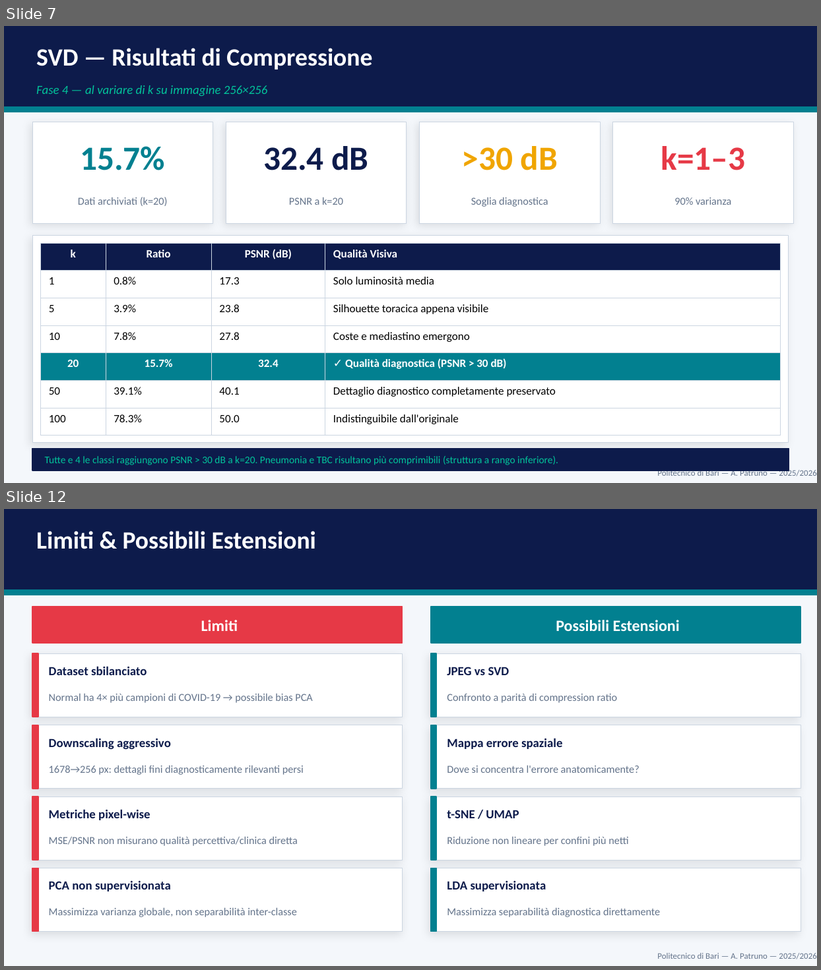
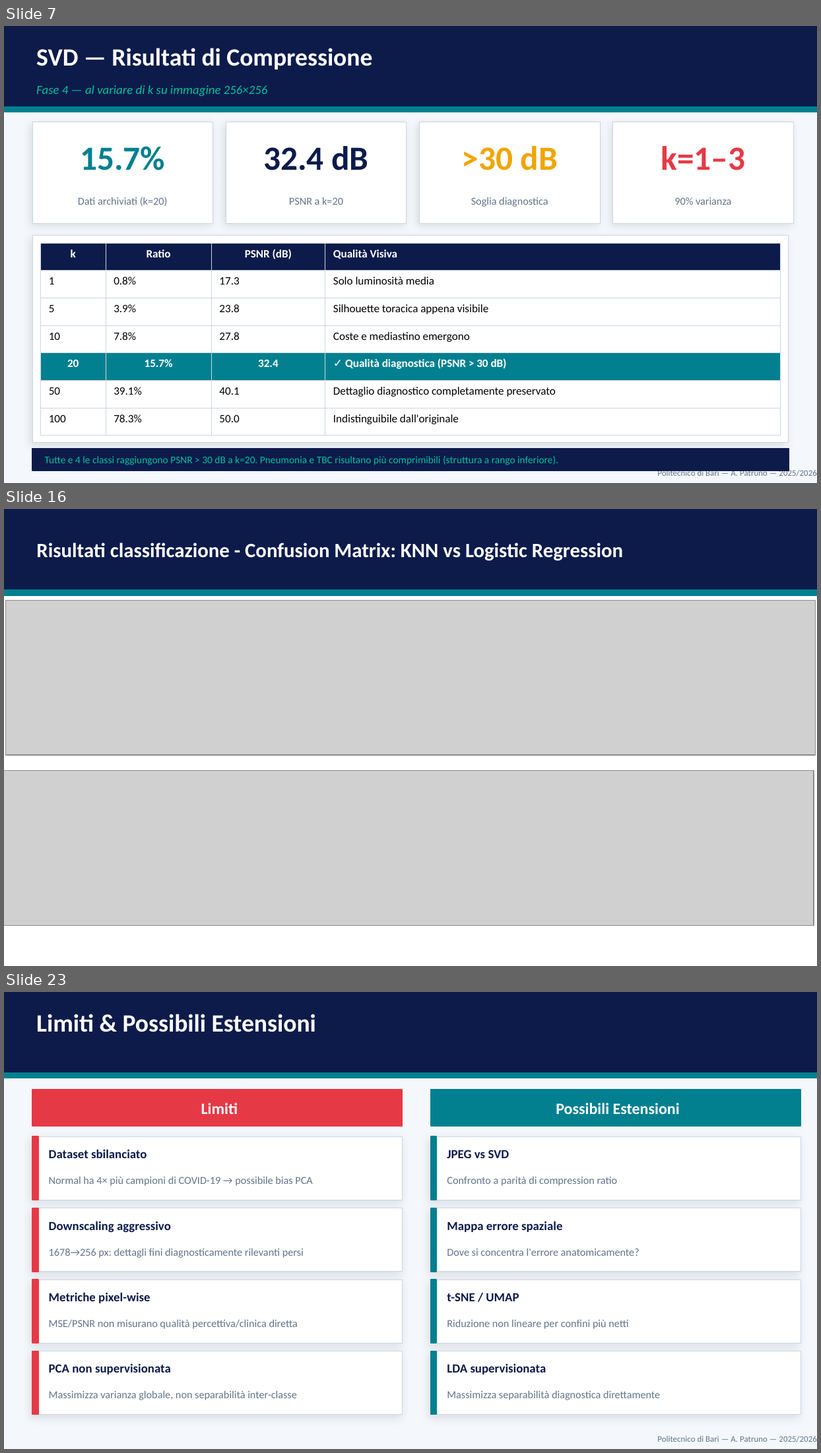
Before and after one commit to andreapatruno1/Image-Compression-and-Analysis, a slide deck: docs/Medical Image Compression and Analysis presentazione.pptx. Shown one above the other, each under a label of ours: slides 7 and 12 before the commit, slides 7, 16 and 23 after it; the slides between them are not shown. The pictures are 821x970 and 821x1453 pixels, drawn with LibreOffice and Linux fonts; fonts in the diff are those of the drawing; grey boxes stand for pictures. Boxes give left, top, right and bottom in pixels: in the first picture for what was removed or moved away, otherwise in the second. Text is boxed around its words. In the diff, an @@ line names an element or a change of style, - is before the commit and + after.

```diff
--- a/docs/Medical Image Compression and Analysis presentazione.pptx
+++ b/docs/Medical Image Compression and Analysis presentazione.pptx
@@ slide 16 added at [4,509,817,966], background #FFFFFF @@
@@ rectangle added at [4,509,817,590], fill #0D1B4B, outline #0D1B4B 1 pt @@
@@ text added at [36,543,623,561], 18 pt, text #FFFFFF, bold @@
+Risultati classificazione - Confusion Matrix: KNN vs Logistic Regression
@@ rectangle added at [4,590,817,596], fill #028090, outline #028090 1 pt @@
@@ picture added at [5,601,816,755] @@
@@ picture added at [4,771,814,926] @@
@@ what was slide 12 is now slide 23 @@
```
Also in this commit, not shown: 7 slides changed, 10 other slides added, 13 other files.
